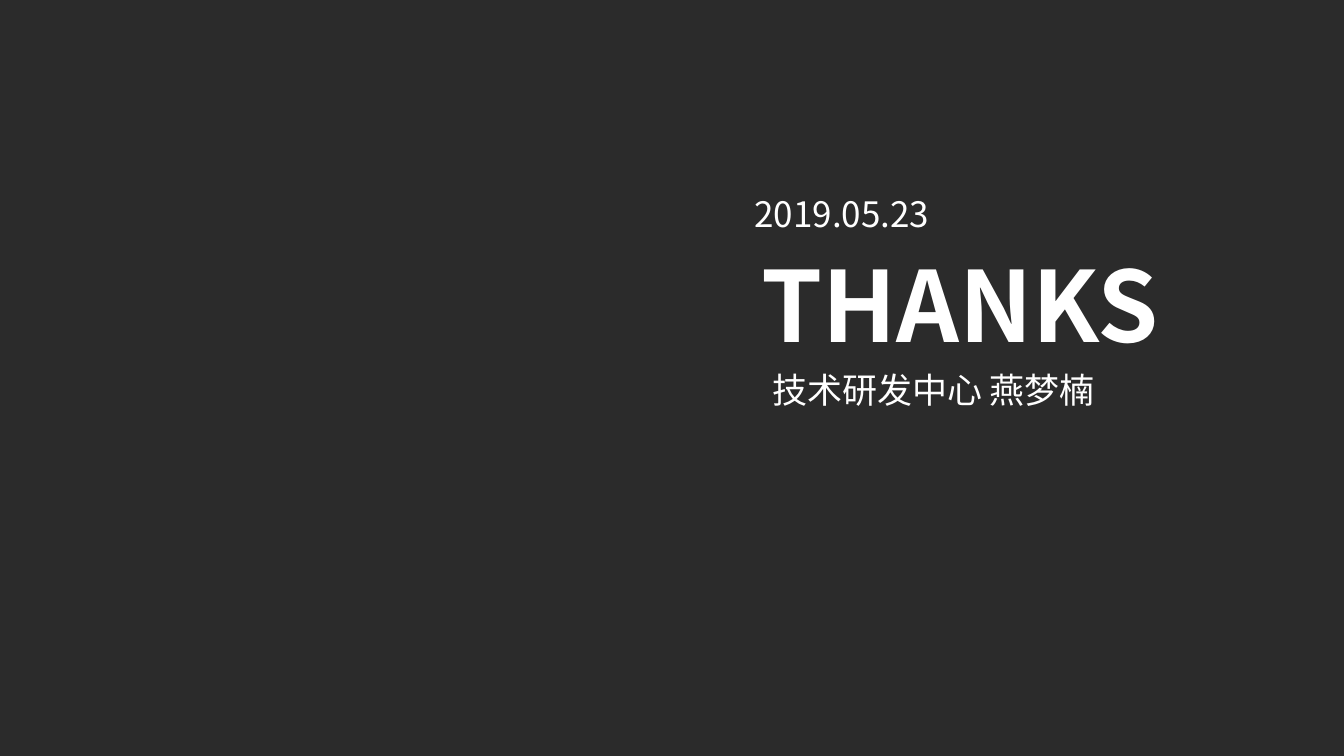
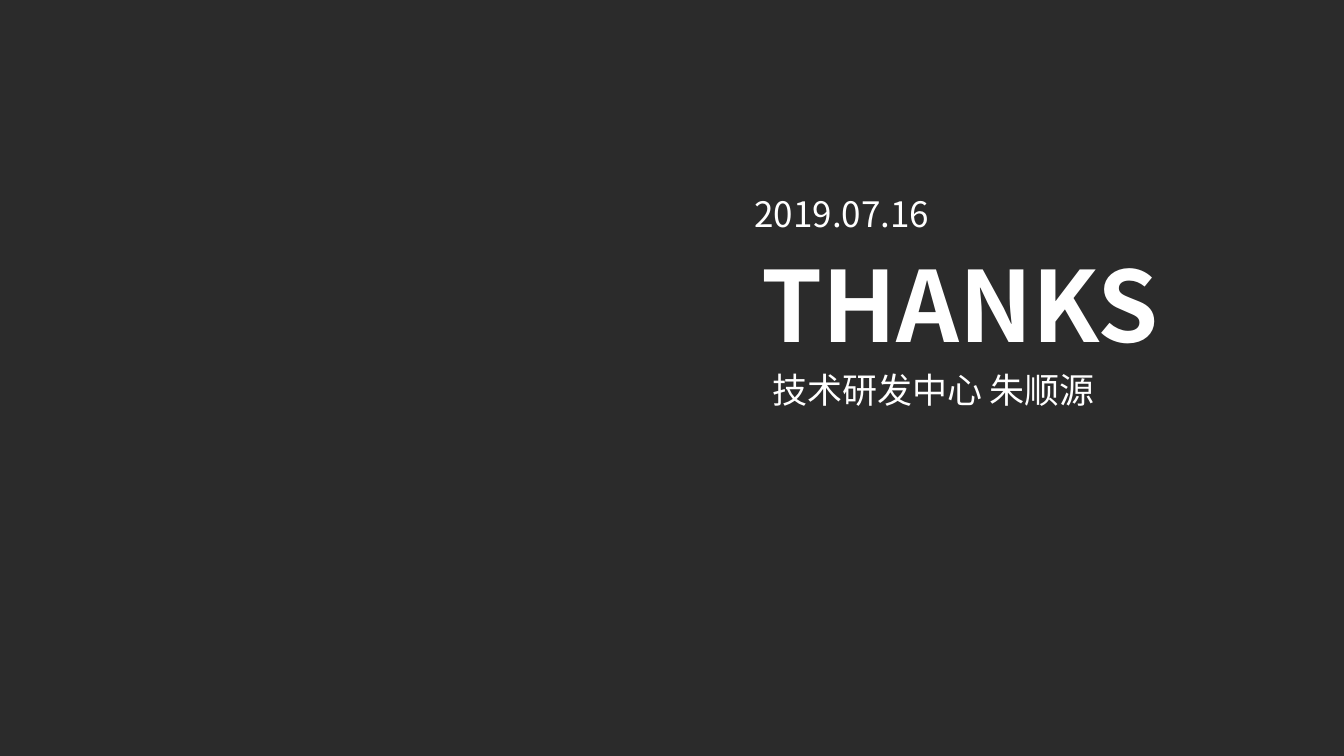
Before and after one commit to XiuyeXYE/BaiDuAI, a slide deck: slide 14 of BaiduAI.pptx (slide 12 before the commit). Drawn at 1344x756 pixels with LibreOffice and Linux fonts; fonts in the diff are those of the drawing; background and template pictures are left out; a plain dark background stands for a picture behind light text. Boxes give left, top, right and bottom in pixels: in the first picture for what was removed or moved away, otherwise in the second. Text is boxed around its words. In the diff, an @@ line names an element or a change of style, - is before the commit and + after.

```diff
--- a/BaiduAI.pptx
+++ b/BaiduAI.pptx
@@ text at bbox=[755, 201, 930, 228]: text changed @@
-2019.05.23
+2019.07.16
@@ text at bbox=[772, 373, 1095, 406]: text changed @@
-技术研发中心 燕梦楠
+技术研发中心 朱顺源
```
Also in this commit, not shown: 5 other slides changed, 7 slides added, 5 slides removed, 5 other files.
